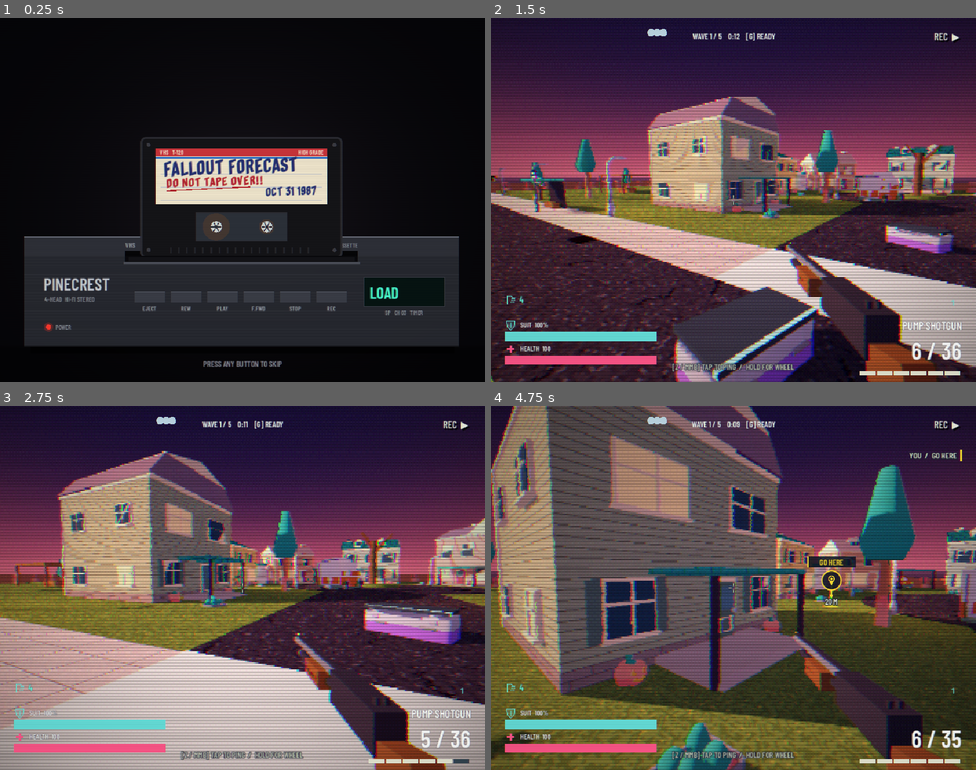
Above: before the commit, frames 1-4 (two rows, left to right).
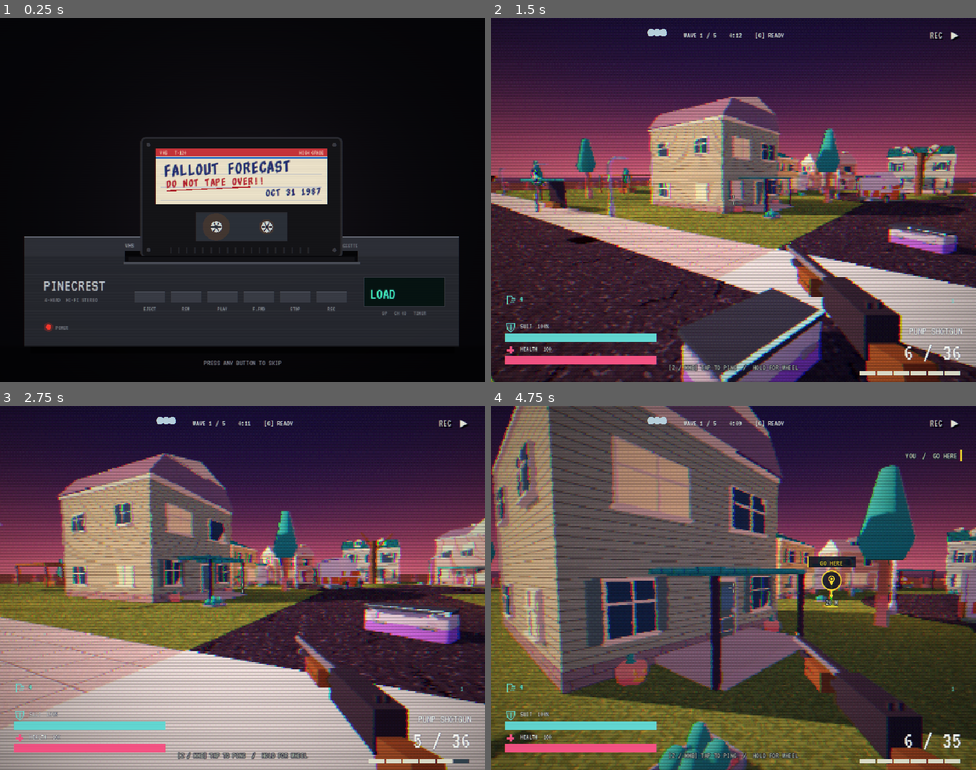
Above: after the commit, the same moments.

Repository: SamuelGrady/fallout-forecast
Game: Godot game, scene res://ui/title.tscn
The game is run twice, just before and just after one commit, with the same random seed, the same clock (stepped at 60 frames per second) and the same inputs. Sound files missing from this copy of the repository are replaced by a short silence.
Inputs (mouse positions are in pixels of both pictures, inside the frame that each line leads up to):
- Up to frame 1 (0.25 s): no input
- Up to frame 2 (1.5 s): tap Enter at 0.5 s; move the mouse to (840, 181) at 0.52 s; hold D (move_right) 0.53-1.28 s; hold Right mouse button (aim) 0.53-1.28 s; click (840, 181) at 0.67 s; tap Space (jump) at 0.77, 1.07 s; move the mouse to (709, 200) at 1.27 s; hold W (move_forward) from 1.28 s (still down); tap Ctrl (crouch) at 1.35 s
- Up to frame 3 (2.75 s): keep holding W (move_forward); tap Space (jump) at 1.52, 1.82 s; move the mouse to (252, 580) at 2.02 s; press the mouse at (252, 580) at 2.03 s
- Up to frame 4 (4.75 s): keep holding W (move_forward); move the mouse to (728, 595) at 2.77 s; release the mouse at (728, 595) at 2.78 s; tap E (interact) at 2.85 s; tap Space (jump) at 3.02, 3.32, 3.77, 4.07, 4.52 s; move the mouse to (767, 591) at 3.52 s; tap Z (ping) at 3.6 s; tap R (reload) at 4.15 s; move the mouse to (694, 584) at 4.27 s; tap Shift (sprint) at 4.35 s

The runs differ from the first frame. In frame 1, 2.4% of the frame differs, in the area x 9-88%, y 36-96%; in frame 2, 14%, in the area x 0-100%, y 3-100%; in frame 3, 6.9%; in frame 4, 9.5%.

Commit message:
VHS font (VT323, OFL) across the whole UI, loading-tape screen for entering a run, draft strip above the HUD

Diff:
--- a/crates/crate.gd
+++ b/crates/crate.gd
@@ -27,7 +27,7 @@
 func _ready() -> void:
 	add_to_group("crates")
 	label.visible = false
-	label.font = preload("res://assets/fonts/BarlowCondensed-SemiBold.ttf")
+	label.font = preload("res://assets/fonts/VT323-Regular.ttf")
 	label.pixel_size = 0.008
 	label.font_size = 56
 	_build_lid_and_pads()
--- /dev/null
+++ b/game/scene_loader.gd
@@ -0,0 +1,107 @@
+extends CanvasLayer
+## Autoload "SceneLoader": a VHS "loading tape" screen for heavy scene changes
+## (entering a run builds the whole map). Call SceneLoader.goto(path).
+##
+## The card is shown first and drawn for a couple of frames, then the scene is
+## loaded through ResourceLoader's threaded API only (never a plain load() of
+## the same path at the same time, which deadlocked). Desktop loads in the
+## background with a live progress bar; the single-threaded web build blocks
+## during the load, but behind this card instead of a frozen frame.
+
+var _target := ""
+var _waited := 0
+var _bar := ProgressBar.new()
+var _caption := Label.new()
+var _counter := Label.new()
+var _clock := 0.0
+
+
+func _ready() -> void:
+	layer = 120
+	process_mode = Node.PROCESS_MODE_ALWAYS
+	var back := ColorRect.new()
+	back.color = Color(0.03, 0.06, 0.14)
+	back.set_anchors_and_offsets_preset(Control.PRESET_FULL_RECT)
+	add_child(back)
+	var box := VBoxContainer.new()
+	box.set_anchors_and_offsets_preset(Control.PRESET_CENTER)
+	box.offset_left = -220
+	box.offset_right = 220
+	box.offset_top = -60
+	box.offset_bottom = 60
+	box.add_theme_constant_override("separation", 12)
+	add_child(box)
+	_caption.text = "LOADING TAPE"
+	_caption.horizontal_alignment = HORIZONTAL_ALIGNMENT_CENTER
+	_caption.add_theme_font_size_override("font_size", 40)
+	_caption.add_theme_color_override("font_color", BroadcastUI.PAPER)
+	box.add_child(_caption)
+	_bar.custom_minimum_size = Vector2(440, 10)
+	_bar.show_percentage = false
+	_bar.max_value = 1.0
+	BroadcastUI.bar(_bar, BroadcastUI.CYAN)
+	box.add_child(_bar)
+	_counter.horizontal_alignment = HORIZONTAL_ALIGNMENT_CENTER
+	_counter.add_theme_font_size_override("font_size", 22)
+	_counter.add_theme_color_override("font_color", BroadcastUI.CYAN)
+	box.add_child(_counter)
+	var corner := Label.new()
+	corner.text = "PLAY  >"
+	corner.add_theme_font_size_override("font_size", 24)
+	corner.position = Vector2(40, 30)
+	add_child(corner)
+	visible = false
+	set_process(false)
+
+
+## Show the loading card and switch to `path` once it has loaded.
+func goto(path: String) -> void:
+	if _target != "":
+		return
+	_target = path
+	_waited = 0
+	_clock = 0.0
+	_bar.value = 0.0
+	visible = true
+	set_process(true)
+
+
+func _process(delta: float) -> void:
+	_clock += delta
+	var dots := int(_clock * 3.0) % 4
+	_caption.text = "LOADING TAPE" + ".".repeat(dots)
+	_counter.text = "%02d:%02d:%02d" % [0, int(_clock) / 60, int(_clock) % 60]
+	# Let the card reach the screen before any blocking work.
+	if _waited < 2:
+		_waited += 1
+		if _waited == 2:
+			if ResourceLoader.load_threaded_request(_target, "PackedScene", false) != OK:
+				_finish(load(_target) as PackedScene)
+		return
+	var progress := []
+	var status := ResourceLoader.load_threaded_get_status(_target, progress)
+	if not progress.is_empty():
+		_bar.value = lerpf(_bar.value, float(progress[0]), 0.4)
+	match status:
+		ResourceLoader.THREAD_LOAD_LOADED:
+			_finish(ResourceLoader.load_threaded_get(_target) as PackedScene)
+		ResourceLoader.THREAD_LOAD_FAILED, ResourceLoader.THREAD_LOAD_INVALID_RESOURCE:
+			push_warning("SceneLoader: threaded load failed for %s; loading directly" % _target)
+			_finish(load(_target) as PackedScene)
+
+
+func _finish(scene: PackedScene) -> void:
+	set_process(false)
+	_bar.value = 1.0
+	var path := _target
+	_target = ""
+	if scene == null:
+		visible = false
+		push_error("SceneLoader: could not load " + path)
+		return
+	get_tree().change_scene_to_packed(scene)
+	# Keep the card up one more frame so the new scene's first draw (and the
+	# run's TUNING IN warm-up) replaces it without a flash.
+	await get_tree().process_frame
+	await get_tree().process_frame
+	visible = false
--- a/project.godot
+++ b/project.godot
@@ -31,6 +31,7 @@
 Playtest="*res://game/playtest.gd"
 MenuState="*res://ui/menu_state.gd"
 Preload="*res://game/preload.gd"
+SceneLoader="*res://game/scene_loader.gd"
 
 [display]
 
@@ -212,3 +213,8 @@
 environment/defaults/default_clear_color=Color(0.0470588, 0.0784314, 0.133333, 1)
 lights_and_shadows/directional_shadow/size.web=512
 anti_aliasing/quality/msaa_3d.web=0
+
+[gui]
+
+theme/custom_font="res://assets/fonts/VT323-Regular.ttf"
+theme/default_font_size=20
--- a/ui/broadcast_ui.gd
+++ b/ui/broadcast_ui.gd
@@ -1,7 +1,7 @@
 class_name BroadcastUI
 extends RefCounted
 
-const FONT := preload("res://assets/fonts/BarlowCondensed-SemiBold.ttf")
+const FONT := preload("res://assets/fonts/VT323-Regular.ttf")
 const INK := Color("#0c1422")
 const PAPER := Color("#e8e9d5")
 const CYAN := Color("#66dfda")
--- a/ui/lobby.gd
+++ b/ui/lobby.gd
@@ -249,7 +249,7 @@
 	if _leaving:
 		return
 	_leaving = true
-	get_tree().change_scene_to_file(RUN_SCENE)
+	SceneLoader.goto(RUN_SCENE)
 
 
 func _on_server_closed() -> void:
--- a/ui/results.gd
+++ b/ui/results.gd
@@ -74,7 +74,7 @@
 	if Net.is_online():
 		play = _button(actions, "BACK TO LOBBY", func(): get_tree().change_scene_to_file(LOBBY_SCENE))
 	else:
-		play = _button(actions, "PLAY AGAIN", func(): get_tree().change_scene_to_file(RUN_SCENE))
+		play = _button(actions, "PLAY AGAIN", func(): SceneLoader.goto(RUN_SCENE))
 	BroadcastUI.button_role(play, true)
 	_button(actions, "MAIN MENU", _on_menu)
 	play.grab_focus()
--- a/ui/teammate_markers.gd
+++ b/ui/teammate_markers.gd
@@ -6,7 +6,7 @@
 ## pulse red with REVIVE; Turned ones show as a hostile marker.
 
 const EDGE := 34.0
-const FONT := preload("res://assets/fonts/BarlowCondensed-SemiBold.ttf")
+const FONT := preload("res://assets/fonts/VT323-Regular.ttf")
 
 var _canvas := Control.new()
 var _clock := 0.0
--- a/ui/title.gd
+++ b/ui/title.gd
@@ -315,7 +315,7 @@
 func _on_play() -> void:
 	Settings.save()
 	Net.leave()
-	get_tree().change_scene_to_file(RUN_SCENE)
+	SceneLoader.goto(RUN_SCENE)
 
 
 func _on_host() -> void:
--- a/weapons/damage_number.gd
+++ b/weapons/damage_number.gd
@@ -7,7 +7,7 @@
 
 
 func _ready() -> void:
-	font = preload("res://assets/fonts/BarlowCondensed-SemiBold.ttf")
+	font = preload("res://assets/fonts/VT323-Regular.ttf")
 	pixel_size = .006
 	billboard = BaseMaterial3D.BILLBOARD_ENABLED
 	# Draw over the enemy that was hit; it spawns at the impact point, which
Not shown, added: assets/fonts/VT323-OFL.txt
Binary file added: assets/fonts/VT323-Regular.ttf
Not shown, added: assets/fonts/VT323-Regular.ttf.import
Not shown, added: game/scene_loader.gd.uid
